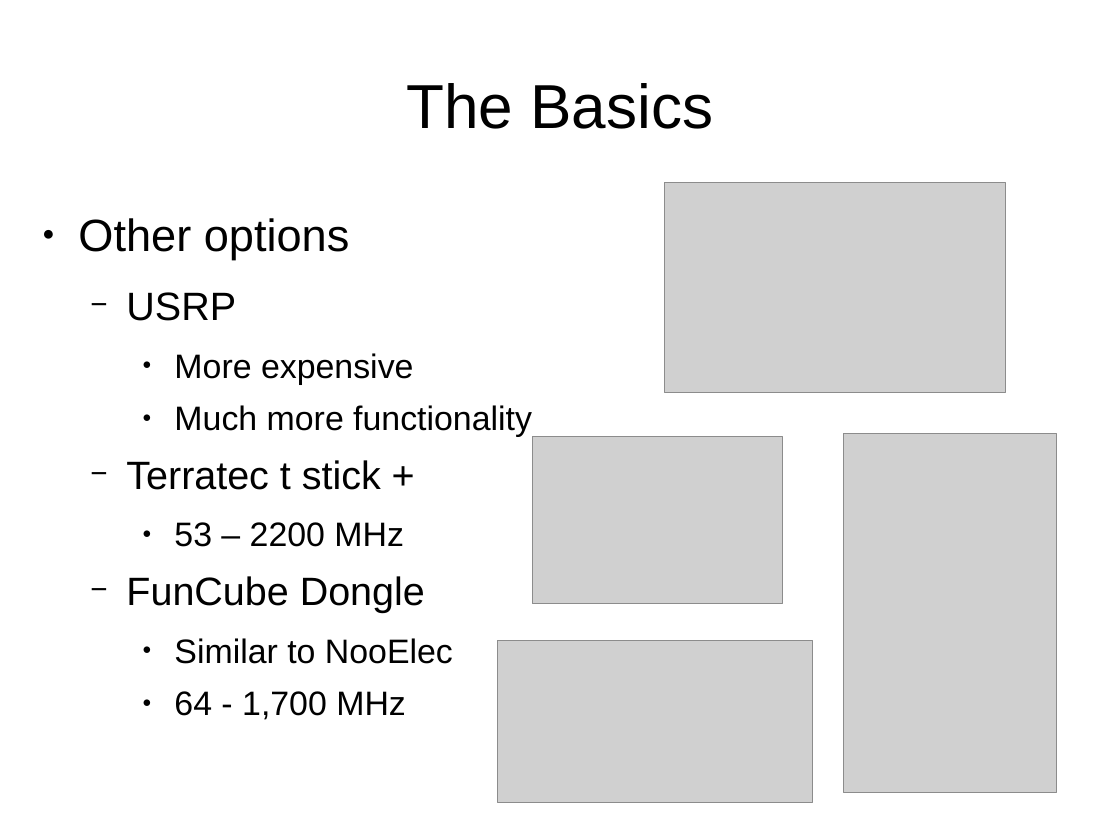
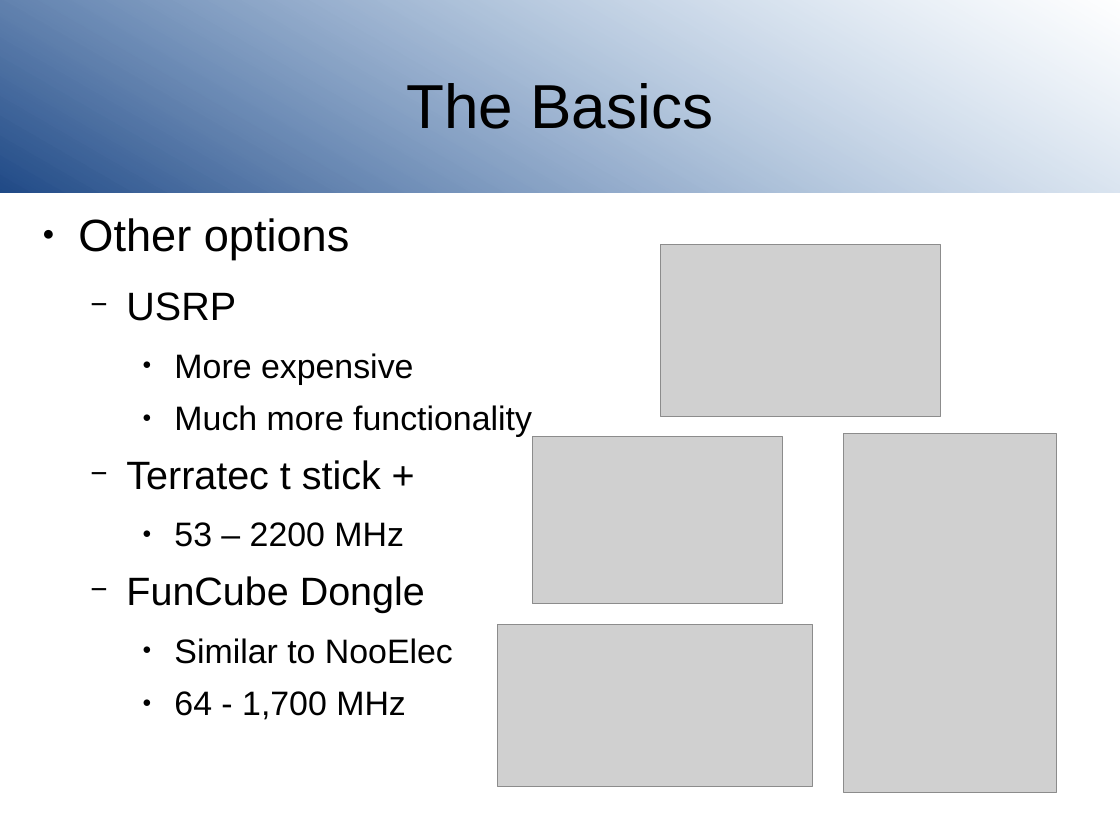
Before and after one commit to joeblankenship1/SDR, a slide deck: slide 8 of SDRclassPresentation.odp. Drawn at 1120x840 pixels with LibreOffice and Linux fonts; fonts in the diff are those of the drawing; grey boxes stand for pictures; background and template pictures are left out. Boxes give left, top, right and bottom in pixels: in the first picture for what was removed or moved away, otherwise in the second. Text is boxed around its words. In the diff, an @@ line names an element or a change of style, - is before the commit and + after.

```diff
--- a/SDRclassPresentation.odp
+++ b/SDRclassPresentation.odp
@@ rectangle added at <box>0,0,1120,193</box>, fill gradient #204A87 to #729FCF @@
@@ picture: place and size @@
-picture at <box>665,183,1006,392</box>
+picture at <box>661,245,941,417</box>
@@ picture: place and size @@
-picture at <box>498,640,813,803</box>
+picture at <box>498,624,813,787</box>
```
Also in this commit, not shown: 13 other slides changed.
